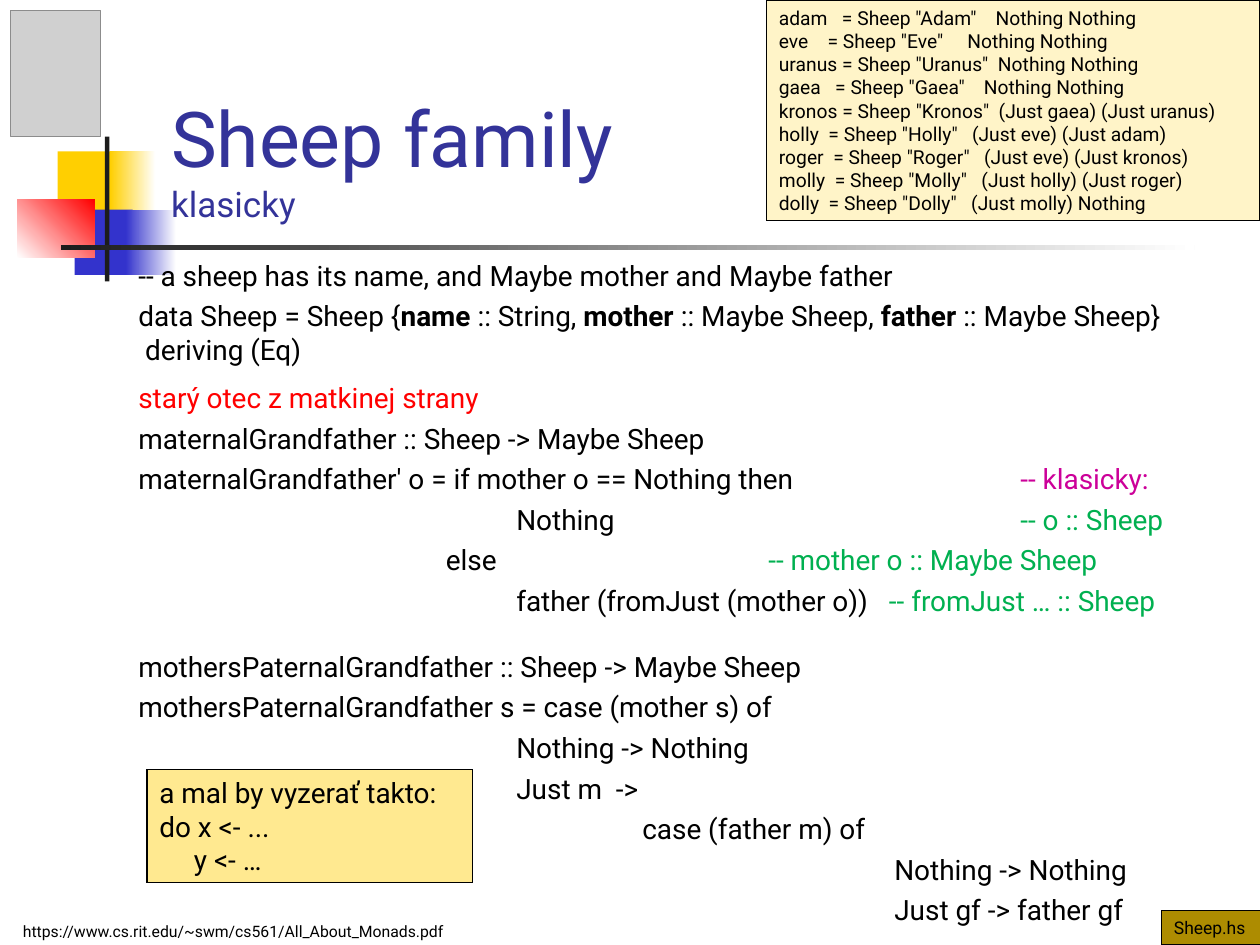
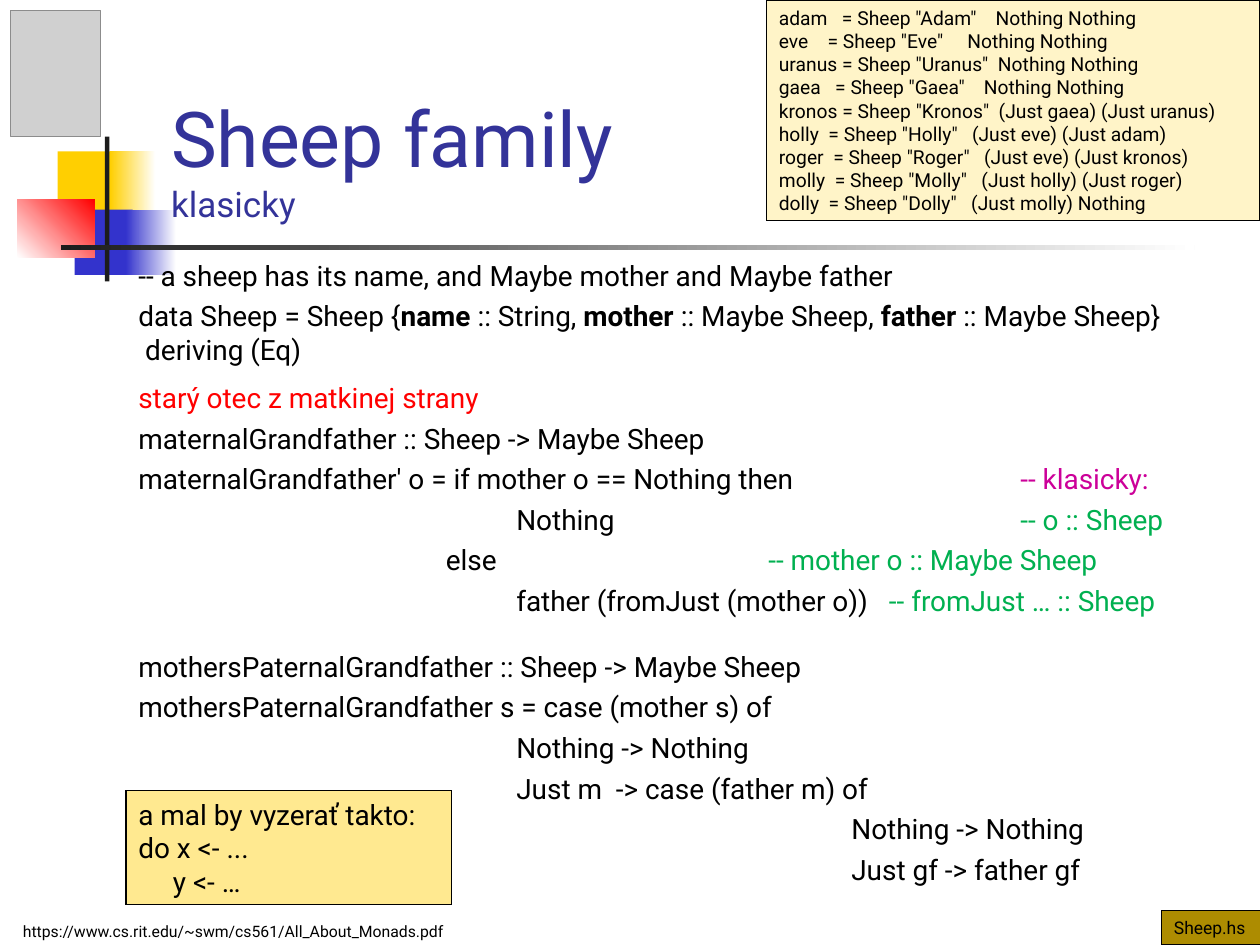
Before and after one commit to Funkcionalne/Prednasky, a slide deck: slide 30 of 12/12_fpro.ppt (slide 29 before the commit). Drawn at 1260x945 pixels with LibreOffice and Linux fonts; fonts in the diff are those of the drawing; grey boxes stand for pictures. Boxes give left, top, right and bottom in pixels: in the first picture for what was removed or moved away, otherwise in the second. Text is boxed around its words. In the diff, an @@ line names an element or a change of style, - is before the commit and + after.

```diff
--- a/12/12_fpro.ppt
+++ b/12/12_fpro.ppt
@@ text at box(516, 776, 868, 806): text changed @@
-Just m ->
-case (father m) of
+Just m -> case (father m) of
@@ rectangle "a mal by vyzerať takto:": place and size @@
-rectangle "a mal by vyzerať takto:" at box(147, 769, 472, 882)
+rectangle "a mal by vyzerať takto:" at box(126, 790, 451, 903)
```
Also in this commit, not shown: 24 other slides changed, 1 slide added, 5 slides removed, 1 other file.
